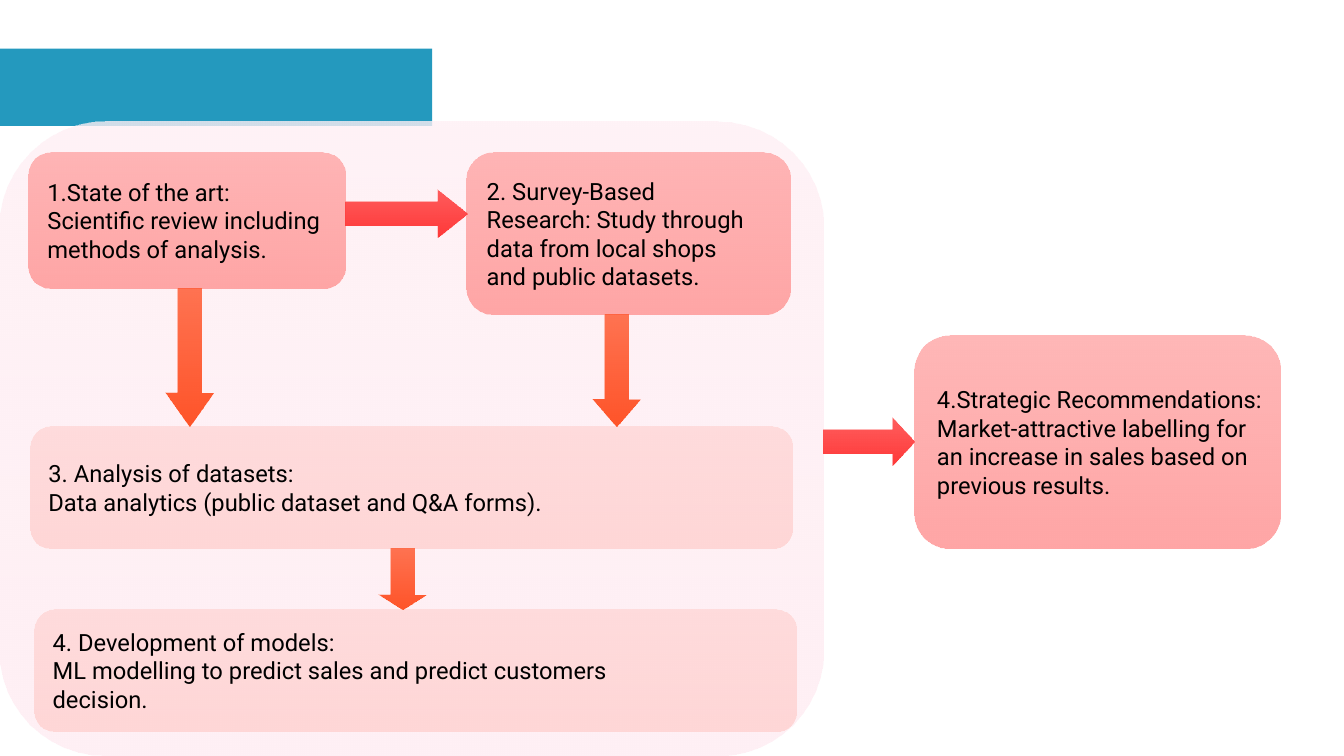
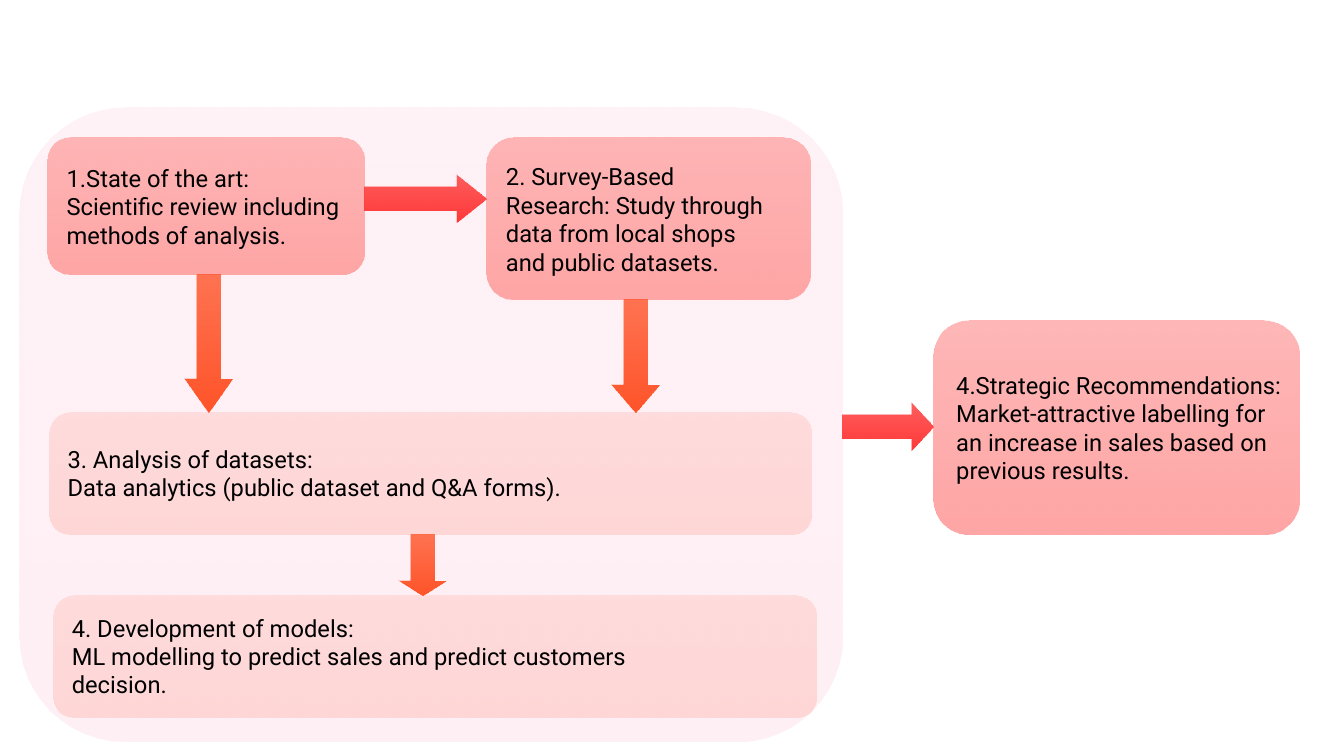
Before and after one commit to 2026726-dotcom/Strategic-Thinking, a slide deck: slide 8 of diagram.odp. Drawn at 1344x756 pixels with LibreOffice and Linux fonts; fonts in the diff are those of the drawing. Boxes give left, top, right and bottom in pixels: in the first picture for what was removed or moved away, otherwise in the second. Text is boxed around its words. In the diff, an @@ line names an element or a change of style, - is before the commit and + after.

```diff
--- a/diagram.odp
+++ b/diagram.odp
@@ rectangle removed at [0, 49, 432, 126] @@
@@ 6 rounded rectangles, 3 down arrows, 2 right arrows: place and size @@
-6 rounded rectangles, 3 down arrows, 2 right arrows at [0, 122, 1281, 756]
+6 rounded rectangles, 3 down arrows, 2 right arrows at [20, 107, 1300, 742]
```
Also in this commit, not shown: 4 other files.
